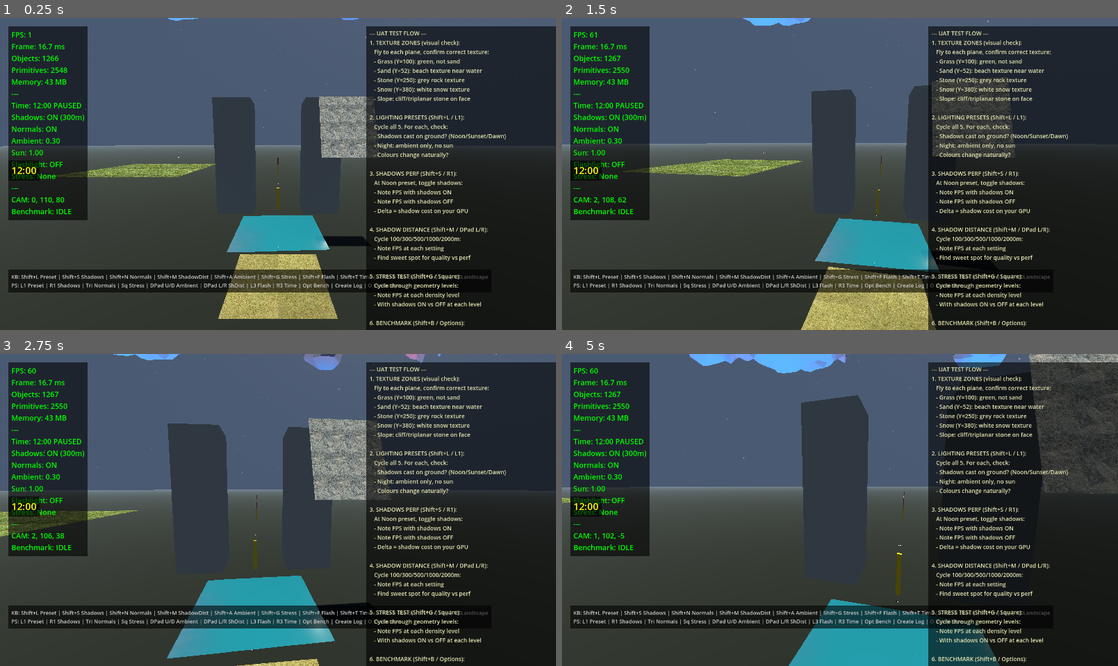
Above: before the commit, frames 1-4 (two rows, left to right).
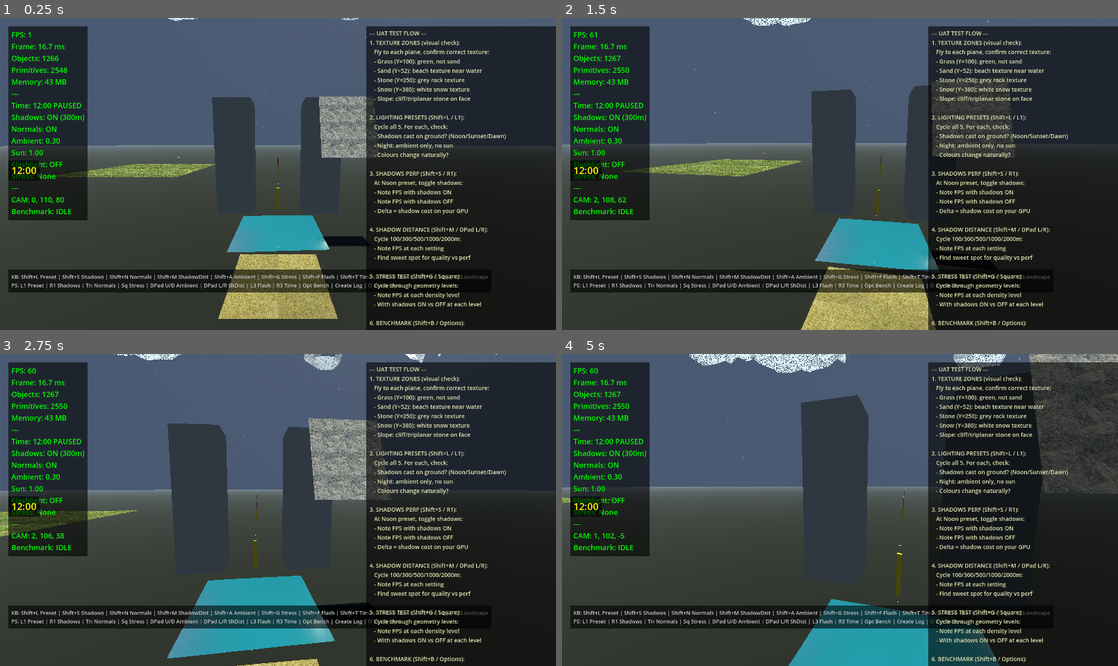
Above: after the commit, the same moments.

Repository: shovelhead24/possession
Game: Godot game, scene res://lighting_test.tscn
Two runs of this game, one before a commit and one after it. Both use one fixed random seed, a clock stepped at 60 frames per second and the inputs below.
Inputs (mouse positions are in pixels of both pictures, inside the frame that each line leads up to):
- Up to frame 1 (0.25 s): no input
- Up to frame 2 (1.5 s): tap Enter (ui_accept) at 0.5 s; move the mouse to (867, 174) at 0.52 s; hold W (move_forward) from 0.53 s (still down); tap E (interact) at 0.6 s; click (867, 174) at 0.67 s; tap Space (jump) at 0.77 s; move the mouse to (812, 174) at 1.27 s; click (812, 174) at 1.35 s
- Up to frame 3 (2.75 s): keep holding W (move_forward); tap Space (jump) at 1.52 s; move the mouse to (289, 503) at 2.02 s; hold Q (switch_weapon) from 2.03 s (still down)
- Up to frame 4 (5 s): keep holding W (move_forward); move the mouse to (834, 516) at 2.77 s; release Q (switch_weapon) at 2.78 s; tap F (toggle_fly) at 2.85 s; click (834, 516) at 2.92 s; tap Space (jump) at 3.02, 3.77, 4.52 s; move the mouse to (878, 513) at 3.52 s; tap L at 3.6 s; move the mouse to (795, 506) at 4.27 s; tap T at 4.35 s

The runs differ from the first frame. In frame 1, less than 0.1% of the frame differs, in the area x 30-65%, y 0-1%; in frame 2, 0.2%; in frame 3, 0.5%; in frame 4, 1.4%, in the area x 22-80%, y 0-7%.

Commit message:
fix(clouds): alpha hash with normal-facing density + mixed world+screen hash

Diff:
--- a/game/cloud_shader.gdshader
+++ b/game/cloud_shader.gdshader
@@ -1,16 +1,34 @@
 shader_type spatial;
-render_mode cull_disabled;
+render_mode cull_disabled, shadows_disabled;
 
-uniform float cloud_base : hint_range(0.0, 5000.0) = 1500.0;
-uniform float cloud_top  : hint_range(0.0, 5000.0) = 2000.0;
+uniform vec3 color_top    : source_color = vec3(1.0,  1.0,  1.0);
+uniform vec3 color_bottom : source_color = vec3(0.62, 0.68, 0.74);
+uniform float density_top  : hint_range(0.3, 1.0) = 0.92;
+uniform float density_edge : hint_range(0.0, 0.6) = 0.35;
+uniform float cloud_base   : hint_range(0.0, 5000.0) = 1500.0;
+uniform float cloud_top    : hint_range(0.0, 5000.0) = 2000.0;
 
 varying float world_y;
+varying vec3  world_pos;
 
 void vertex() {
-	world_y = (MODEL_MATRIX * vec4(VERTEX, 1.0)).y;
+	vec4 wp = MODEL_MATRIX * vec4(VERTEX, 1.0);
+	world_pos = wp.xyz;
+	world_y   = wp.y;
 }
 
 void fragment() {
 	float h = clamp((world_y - cloud_base) / max(cloud_top - cloud_base, 1.0), 0.0, 1.0);
-	ALBEDO = mix(vec3(0.0, 0.5, 1.0), vec3(1.0, 0.0, 0.0), h);  // blue bottom, red top — unmissable
+	ALBEDO = mix(color_bottom, color_top, h);
+
+	// Normal-facing: face-on = dense cloud core, edge-on = wispy edge
+	float facing  = abs(dot(NORMAL, VIEW));
+	float density = mix(density_edge, density_top, pow(facing, 0.5));
+
+	// Blue-noise-style hash — much less regular than simple screen-space hash
+	vec3 fp = fract(world_pos * 0.005 + FRAGCOORD.xyz * 0.003);
+	fp += dot(fp, fp.zyx + 31.32);
+	float threshold = fract((fp.x + fp.y) * fp.z);
+
+	if (density < threshold) discard;
 }
